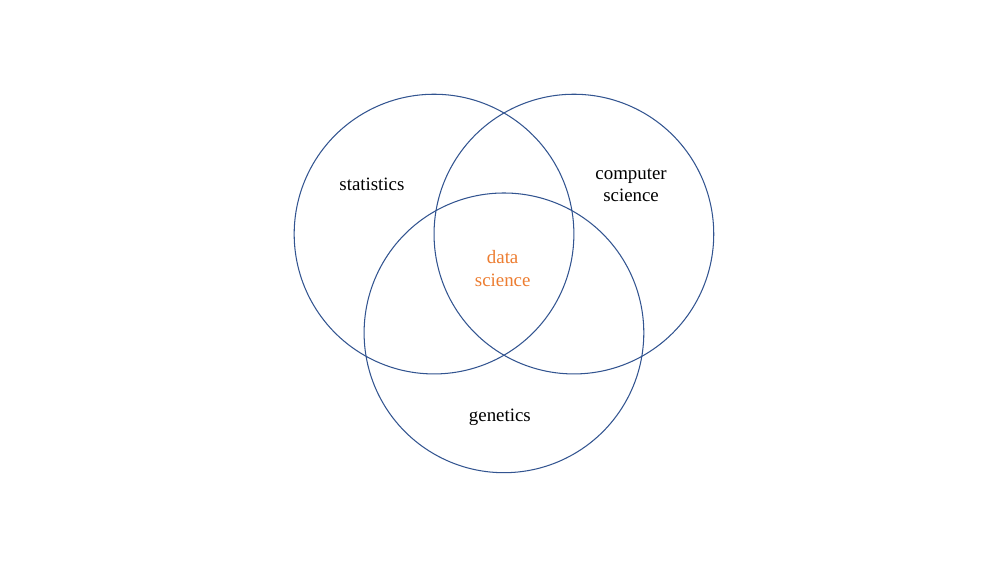
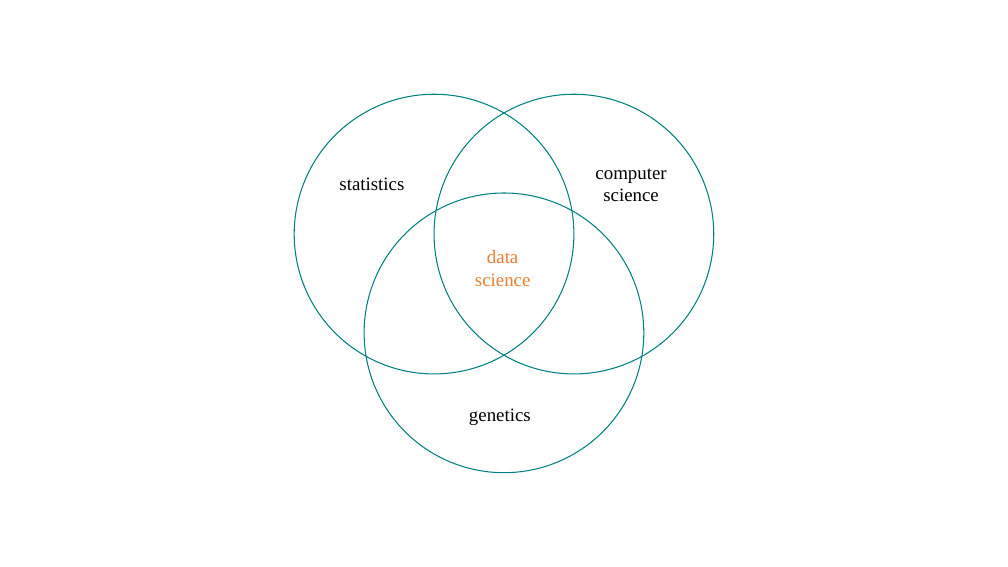
Before and after one commit to ahadjixenofontos/pres-data-intersections, a slide deck: slide 3 of venn_diagrams_data_science.pptx. Drawn at 1008x567 pixels with LibreOffice and Linux fonts; fonts in the diff are those of the drawing. Boxes give left, top, right and bottom in pixels: in the first picture for what was removed or moved away, otherwise in the second. Text is boxed around its words. In the diff, an @@ line names an element or a change of style, - is before the commit and + after.

```diff
--- a/venn_diagrams_data_science.pptx
+++ b/venn_diagrams_data_science.pptx
@@ outline #325491 1 pt to #008080 1 pt in 3 elements at [294, 95, 574, 374], [434, 95, 714, 374], [364, 193, 644, 473] @@
```
Also in this commit, not shown: 2 other slides changed, 3 slides added, 7 other files.
